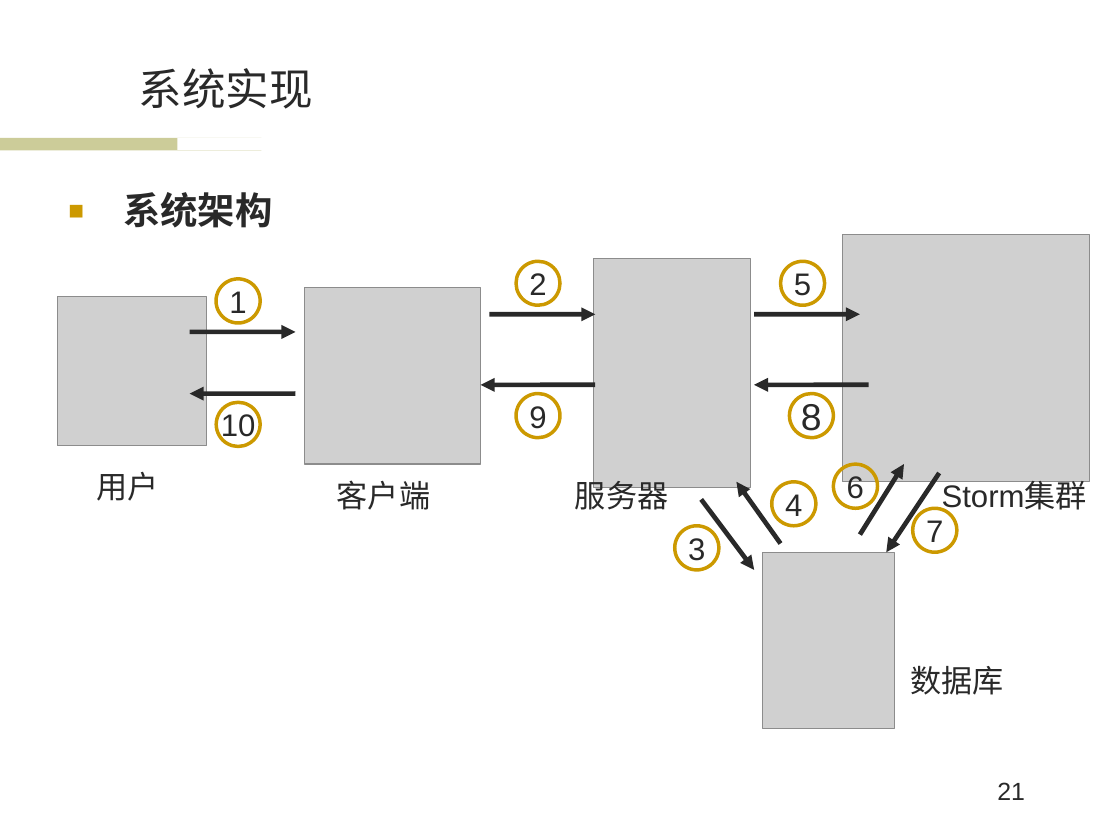
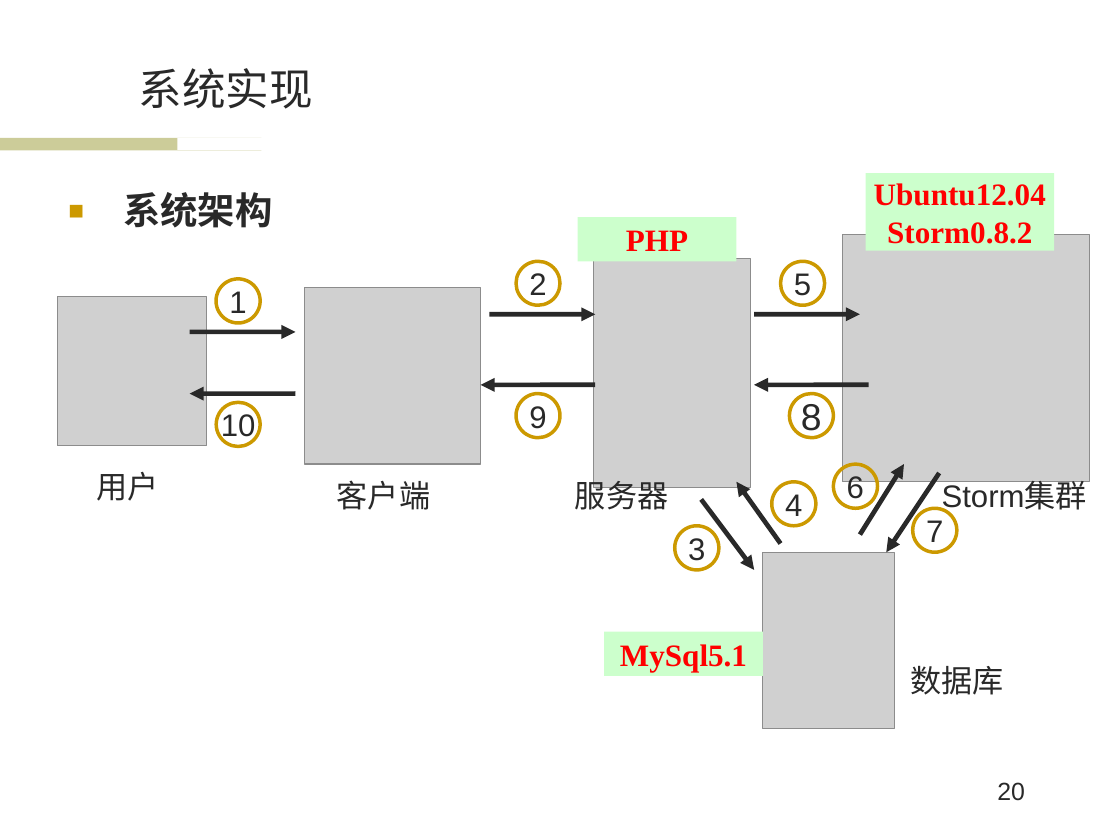
Before and after one commit to wwssttt/NJUThesis, a slide deck: slide 20 of 答辩准备/一种基于时间序列分析的个性化音乐推荐系统及其实现.ppt (slide 21 before the commit). Drawn at 1120x840 pixels with LibreOffice and Linux fonts; fonts in the diff are those of the drawing; grey boxes stand for pictures; background and template pictures are left out. Boxes give left, top, right and bottom in pixels: in the first picture for what was removed or moved away, otherwise in the second. Text is boxed around its words. In the diff, an @@ line names an element or a change of style, - is before the commit and + after.

```diff
--- a/答辩准备/一种基于时间序列分析的个性化音乐推荐系统及其实现.ppt
+++ b/答辩准备/一种基于时间序列分析的个性化音乐推荐系统及其实现.ppt
@@ rectangle added at box(866, 174, 1054, 251), fill #CCFFCC, 20 pt, text #FF0000, bold @@
+Ubuntu12.04
+Storm0.8.2
@@ rectangle added at box(578, 217, 737, 261), fill #CCFFCC, 20 pt, text #FF0000, bold @@
+PHP
@@ rectangle added at box(604, 632, 763, 675), fill #CCFFCC, 20 pt, text #FF0000, bold @@
+MySql5.1
@@ page number at box(997, 782, 1025, 801): text changed @@
-21
+20
```
Also in this commit, not shown: 4 other slides changed, 1 slide added, 2 slides removed, 3 other files.
